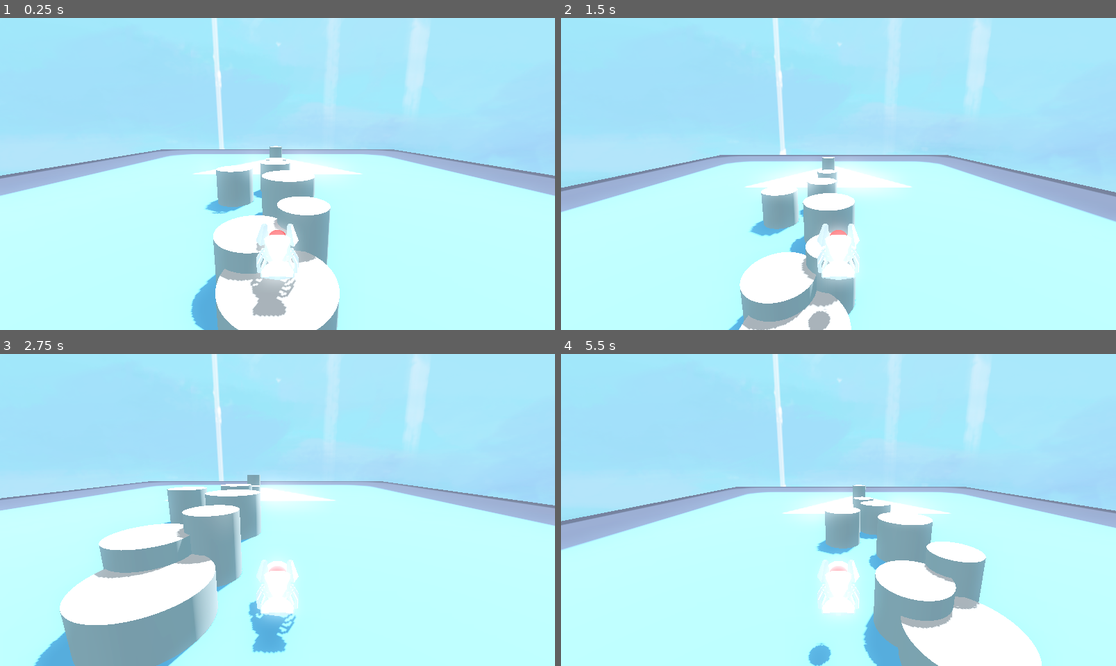
Above: before the commit, frames 1-4 (two rows, left to right).
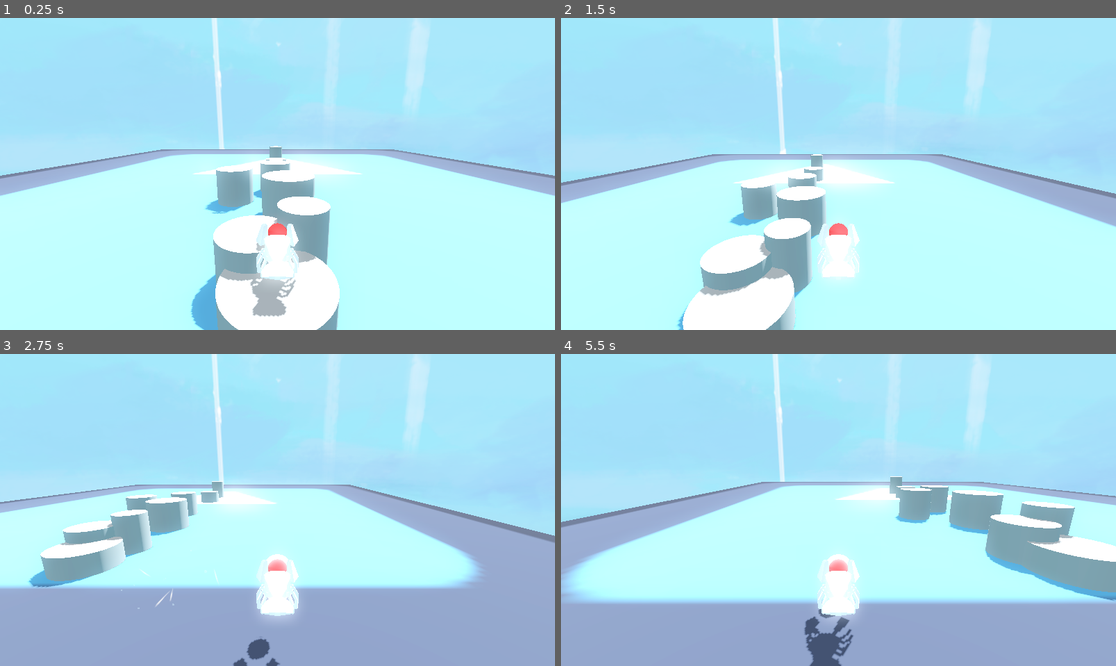
Above: after the commit, the same moments.

Repository: fazilhus/mantis-crab
Game: Godot game, scene res://scenes/game.tscn
The game is run twice, just before and just after one commit, with the same random seed, the same clock (stepped at 60 frames per second) and the same inputs. The engine's default icon, where the game draws it, is replaced by a stand-in: a white triangle on a blue panel in a dark square.
Inputs (mouse positions are in pixels of both pictures, inside the frame that each line leads up to):
- Up to frame 1 (0.25 s): no input
- Up to frame 2 (1.5 s): tap Enter at 0.5 s; move the mouse to (960, 158) at 0.52 s; hold D (Right) 0.53-1.28 s; click (960, 158) at 0.6 s; tap Space (Jump_Action) at 0.77, 0.8, 1.07, 1.35 s; move the mouse to (727, 189) at 1.27 s; hold S (Backward) from 1.28 s (still down)
- Up to frame 3 (2.75 s): tap Space (Jump_Action) at 1.52, 1.82, 2.3 s; click (166, 525) at 1.55 s; move the mouse to (333, 441) at 2.02 s; release S (Backward) at 2.03 s; hold D (Right) from 2.03 s (still down); click (333, 441) at 2.1 s
- Up to frame 4 (5.5 s): move the mouse to (810, 572) at 2.77 s; release D (Right) at 2.78 s; hold W (Forward) 2.78-3.53 s; tap Ctrl (Grab) at 2.85 s; tap Space (Jump_Action) at 3.02, 3.32, 3.77, 3.8, 4.07, 4.52, 4.82, 5.1 s; click (810, 572) at 3.05 s; move the mouse to (1005, 556) at 3.52 s; hold A (Left) 3.53-5.03 s; tap Enter at 3.6 s; move the mouse to (672, 463) at 4.27 s; click (672, 463) at 4.35 s; move the mouse to (866, 510) at 5.02 s; hold S (Backward) from 5.03 s (still down)

The runs differ from the first frame. In frame 1, 0.1% of the frame differs, in the area x 48-52%, y 65-70%; in frame 2, 12%; in frame 3, 43%, in the area x 0-100%, y 38-100%; in frame 4, 38%.

Commit message:
player movement not finished

Diff:
--- a/scenes/player_character.tscn
+++ b/scenes/player_character.tscn
@@ -30,7 +30,7 @@
 
 [node name="BubbleMarker" type="Marker3D" parent="CameraGimble"]
 unique_name_in_owner = true
-transform = Transform3D(0.999997, 0, 0, 0, 0.978145, -0.207911, 0, 0.207911, 0.978145, 2.38419e-07, -1.34584, -2.31251)
+transform = Transform3D(0.999997, 0, 0, 0, 0.978145, -0.207911, 0, 0.207911, 0.978145, 0, -1, -2.255)
 
 [node name="MeshInstance3D" type="MeshInstance3D" parent="CameraGimble/BubbleMarker"]
 mesh = SubResource("SphereMesh_x4ymr")
--- a/scripts/player_character.gd
+++ b/scripts/player_character.gd
@@ -3,7 +3,7 @@
 
 @onready var camera_gimble : CameraGimble = %CameraGimble
 
-const SPEED = 5.0
+const SPEED = 12.0
 const JUMP_VELOCITY = 4.5
 const AIR_RESISTANCE = 0.5
 const STAMINA_MAX = 3
@@ -28,6 +28,7 @@
 	SignalBuss.player_spawned.emit(self)
 
 func _physics_process(delta: float) -> void:
+	print(velocity)
 	bubble_logic()
 
 	if is_on_floor():
@@ -35,7 +36,6 @@
 	else:
 		air_movement(delta)
 
-	print(velocity)
 	# Add the gravity.
 
 
@@ -47,7 +47,7 @@
 	self.rotation.y = self.rotation.y + 1 * rotation_speed.y * rot_speed_mod.y * delta
 	camera_gimble.rotation.x = camera_gimble.rotation.x + 1 * rotation_speed.x * rot_speed_mod.x * delta
 
-	camera_gimble.rotation.x = clampf(camera_gimble.rotation.x, -0.5, 0.3)
+	camera_gimble.rotation.x = clampf(camera_gimble.rotation.x, -0.5, 0.4)
 
 	if self.rotation.y < -2*PI + 0.001 or self.rotation.y > 2 * PI - 0.001:
 		self.rotation.y = 0
@@ -61,9 +61,6 @@
 		rotation_speed = Input.get_vector("Camera_Up", "Camera_Down", "Camera_Left", "Camera_Right")
 		rotation_speed *= -1
 
-
-
-
 func _can_grab():
 	can_grab = true
 
@@ -73,31 +70,41 @@
 		stamina -= 1
 	if Input.is_action_just_released("Create_Bubble_Action") and bubble != null:
 		bubble.release()
+		print(camera_gimble.rotation.x)
 		bubble = null
 	if is_on_floor():
 		stamina = STAMINA_MAX
 
 func on_bubble_release(power: float):
 	velocity = (%BubbleMarker.global_position - global_position) * power
-	print(shoot)
 
 func grab():
 	#TODO tween a swinging motion and apply force
 	pass
 
 func air_movement(delta):
-	velocity += get_gravity() * delta * 2
+	if velocity.y >= 0:
+		velocity += get_gravity() * delta * 2.5
+	else:
+		velocity += get_gravity() * delta * 5
+
 	var input_dir := Input.get_vector("Left", "Right", "Forward", "Backward")
 	var direction := (transform.basis * Vector3(input_dir.x, 0, input_dir.y)).normalized()
 	if direction:
-		velocity.x += direction.x * SPEED / 25
+		velocity.x += direction.x * SPEED / 10
+		velocity.z += direction.z * SPEED / 10
 
-	velocity.x = move_toward(velocity.x, 0, 0.2)
-	velocity.z = move_toward(velocity.z, 0, 0.2)
+	if velocity.x <= -10 or velocity.x >= 10:
+		velocity.x = move_toward(velocity.x, 0, 0.7)
+
+	if velocity.z <= -10 or velocity.z >= 10:
+		velocity.z = move_toward(velocity.z, 0, 0.7)
 
 func ground_movement(delta):
 	if Input.is_action_just_pressed("Jump_Action"):
 		velocity.y += 10
+		#velocity.x *= 1.2
+		#velocity.z *= 1.2
 
 	var input_dir := Input.get_vector("Left", "Right", "Forward", "Backward")
 	var direction := (transform.basis * Vector3(input_dir.x, 0, input_dir.y)).normalized()
